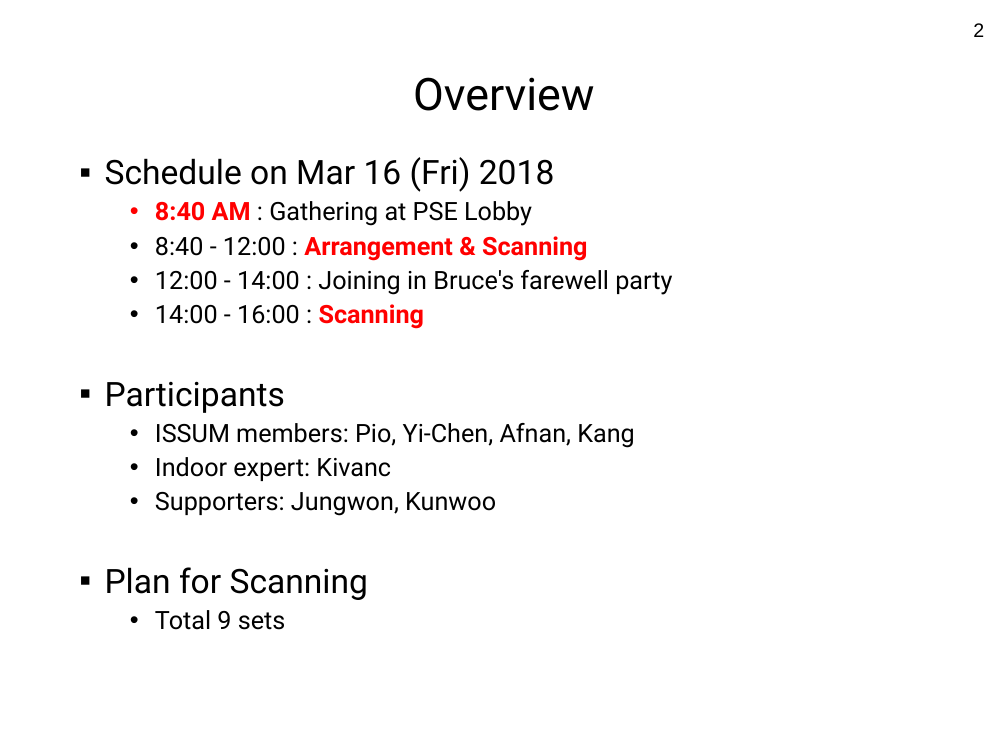
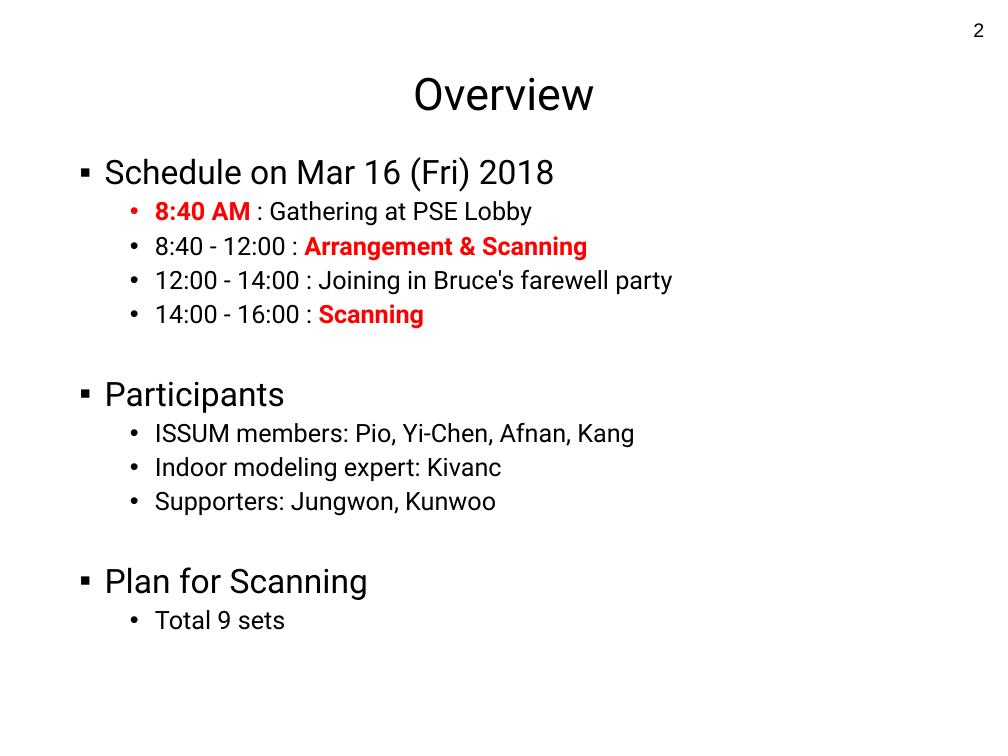
Before and after one commit to yorku-ausml/lab, a slide deck: slide 2 of doc/Scanningday_20180316/plan_for_scanning_day_20180316.pptx. Drawn at 1008x756 pixels with LibreOffice and Linux fonts; fonts in the diff are those of the drawing. Boxes give left, top, right and bottom in pixels: in the first picture for what was removed or moved away, otherwise in the second. Text is boxed around its words. In the diff, an @@ line names an element or a change of style, - is before the commit and + after.

```diff
--- a/doc/Scanningday_20180316/plan_for_scanning_day_20180316.pptx
+++ b/doc/Scanningday_20180316/plan_for_scanning_day_20180316.pptx
@@ text at (x1=155, y1=457, x2=502, y2=482): text changed @@
-  • Indoor expert: Kivanc
+  • Indoor modeling expert: Kivanc
```
Also in this commit, not shown: 1 other file.
